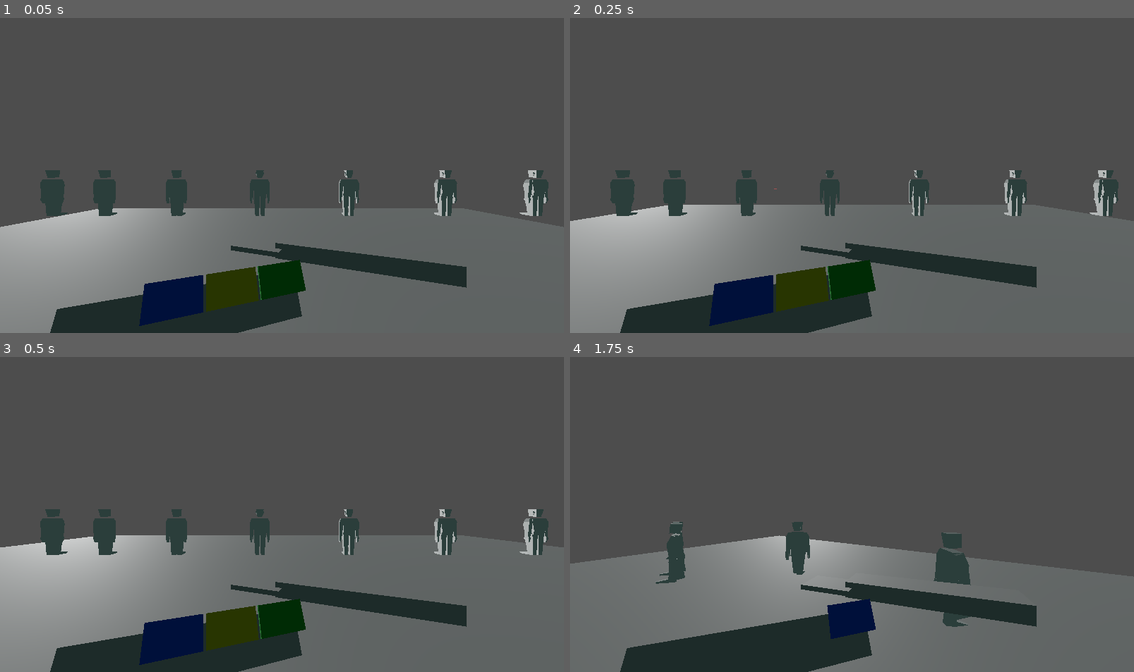
Above: before the commit, frames 1-4 (two rows, left to right).
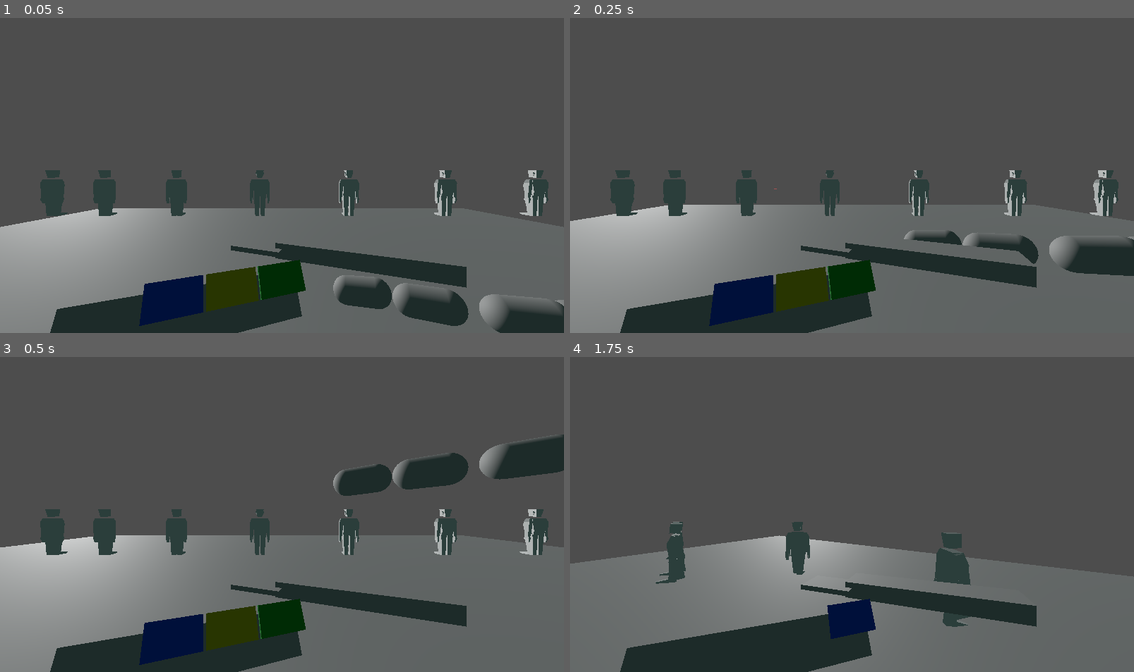
Above: after the commit, the same moments.

Repository: BlackBrad/network-ninja
Game: Godot game, scene res://scenes/test_level.tscn
Same seed, same stepped clock (60 frames per second), same inputs: the game is played once before the commit and once after it.
Inputs (mouse positions are in pixels of both pictures, inside the frame that each line leads up to):
- Up to frame 1 (0.05 s): no input
- Up to frame 2 (0.25 s): no input
- Up to frame 3 (0.5 s): no input
- Up to frame 4 (1.75 s): tap Enter (ui_accept) at 0.5, 0.77, 1.52 s; move the mouse to (880, 511) at 0.52 s; hold W (move_forward) from 0.53 s (still down); click (880, 511) at 0.6 s; move the mouse to (823, 514) at 1.27 s; click (823, 514) at 1.35 s

The runs differ from the first frame. In frame 1, 2.9% of the frame differs, in the area x 59-100%, y 81-100%; in frame 2, 2.0%; in frame 3, 3.2%, in the area x 59-100%, y 24-45%; in frame 4, nothing differs.

Commit message:
Add Audio under dedicated node and add consumption sound

Diff:
--- a/scenes/test_level.tscn
+++ b/scenes/test_level.tscn
@@ -8,6 +8,15 @@
 [sub_resource type="Environment" id="Environment_8wp53"]
 ambient_light_source = 2
 ambient_light_color = Color(0.243137, 0.341176, 0.329412, 1)
+
+[sub_resource type="Curve3D" id="Curve3D_mc72t"]
+_data = {
+"points": PackedVector3Array(0, 0, 0, 0, 0, 0, 0.519705, 0.0187464, 0.643884, -0.19832, -0.0662155, 0.0487156, 0.19832, 0.0662155, -0.0487156, 1.60011, 0.13924, 1.07206, 0, 0, 0, 0, 0, 0, 1.76395, 0.682754, 0.426758, 0, 0, 0, 0, 0, 0, 0.652574, 0.411345, 0.0717184),
+"tilts": PackedFloat32Array(0, 0, 0, 0)
+}
+point_count = 4
+
+[sub_resource type="CapsuleMesh" id="CapsuleMesh_efkhg"]
 
 [node name="test_level" type="Node3D"]
 
@@ -67,7 +76,50 @@
 [node name="BusinessCard" parent="." instance=ExtResource("3_mvisn")]
 transform = Transform3D(1, 0, 0, 0, 1, 0, 0, 0, 1, -2.96033, 2.02865, -5.99932)
 
-[node name="AudioStreamPlayer" type="AudioStreamPlayer" parent="."]
+[node name="Path3D" type="Path3D" parent="."]
+transform = Transform3D(1, 0, 0, 0, 1, 0, 0, 0, 1, 0, 2, 0)
+curve = SubResource("Curve3D_mc72t")
+
+[node name="PathFollow3D" type="PathFollow3D" parent="Path3D"]
+transform = Transform3D(-0.368431, -0.0958735, -0.924698, 0, 0.994667, -0.103128, 0.929653, -0.0379957, -0.366468, 0.519705, 0.0187464, 0.643884)
+
+[node name="MeshInstance3D" type="MeshInstance3D" parent="Path3D/PathFollow3D"]
+transform = Transform3D(0.179043, -3.72529e-09, 3.72529e-09, 3.72529e-09, 3.25963e-09, -0.179043, 0, 0.179043, -2.37487e-08, 0, 0, 0)
+mesh = SubResource("CapsuleMesh_efkhg")
+skeleton = NodePath("../..")
+
+[node name="PathFollow3D2" type="PathFollow3D" parent="Path3D"]
+transform = Transform3D(-0.262182, -0.355351, -0.89721, -0.706568, 0.703936, -0.0723293, 0.65728, 0.614977, -0.435641, 0.84043, 0.0419317, 0.807321)
+progress = 0.361258
+
+[node name="MeshInstance3D" type="MeshInstance3D" parent="Path3D/PathFollow3D2"]
+transform = Transform3D(0.179043, -3.72529e-09, 3.72529e-09, 3.72529e-09, 3.25963e-09, -0.179043, 0, 0.179043, -2.37487e-08, 0, 0, 0)
+mesh = SubResource("CapsuleMesh_efkhg")
+skeleton = NodePath("../..")
+
+[node name="PathFollow3D3" type="PathFollow3D" parent="Path3D"]
+transform = Transform3D(-0.193732, -0.327186, -0.924887, -0.699967, 0.706652, -0.103364, 0.687391, 0.627367, -0.365922, 1.2148, 0.0768272, 0.975485)
+progress = 0.778199
+
+[node name="MeshInstance3D" type="MeshInstance3D" parent="Path3D/PathFollow3D3"]
+transform = Transform3D(0.179043, -3.72529e-09, 3.72529e-09, 3.72529e-09, 3.25963e-09, -0.179043, 0, 0.179043, -2.37487e-08, 0, 0, 0)
+mesh = SubResource("CapsuleMesh_efkhg")
+skeleton = NodePath("../..")
+
+[node name="PathFollow3D4" type="PathFollow3D" parent="Path3D"]
+transform = Transform3D(-0.0678202, -0.275377, -0.95894, -0.682584, 0.713804, -0.156707, 0.727648, 0.643931, -0.23638, 1.44778, 0.10675, 1.05644)
+progress = 1.01599
+
+[node name="MeshInstance3D" type="MeshInstance3D" parent="Path3D/PathFollow3D4"]
+transform = Transform3D(0.179043, -3.72529e-09, 3.72529e-09, 3.72529e-09, 3.25963e-09, -0.179043, 0, 0.179043, -2.37487e-08, 0, 0, 0)
+mesh = SubResource("CapsuleMesh_efkhg")
+skeleton = NodePath("../..")
+
+[node name="Audio" type="Node" parent="."]
+
+[node name="Background" type="AudioStreamPlayer" parent="Audio"]
 stream = ExtResource("4_h6h16")
 volume_db = -28.403
 autoplay = true
+
+[node name="Consumption Sound" type="AudioStreamPlayer" parent="Audio"]
Not shown: 1 places in scenes/test_level.tscn that only renumber resources
